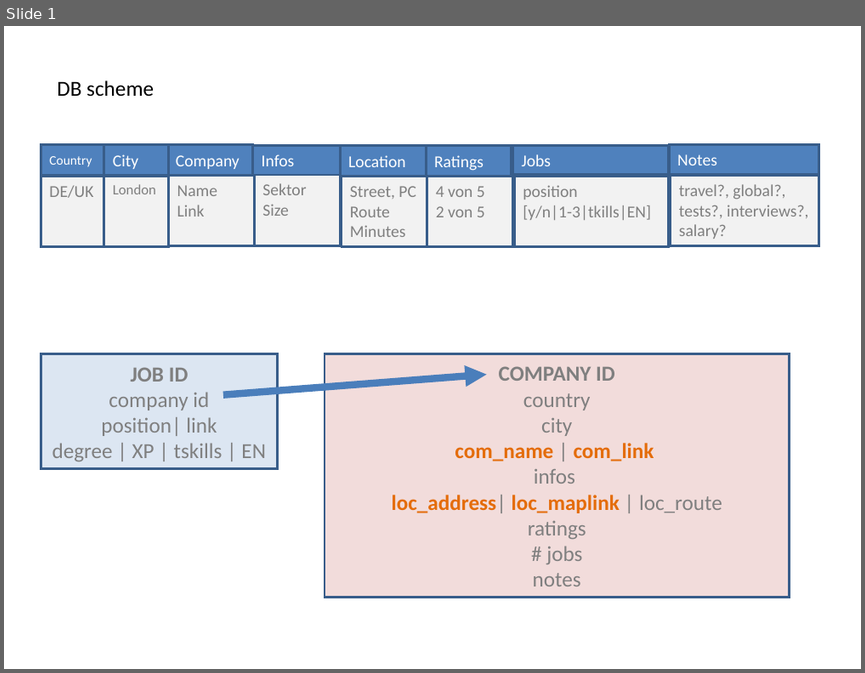
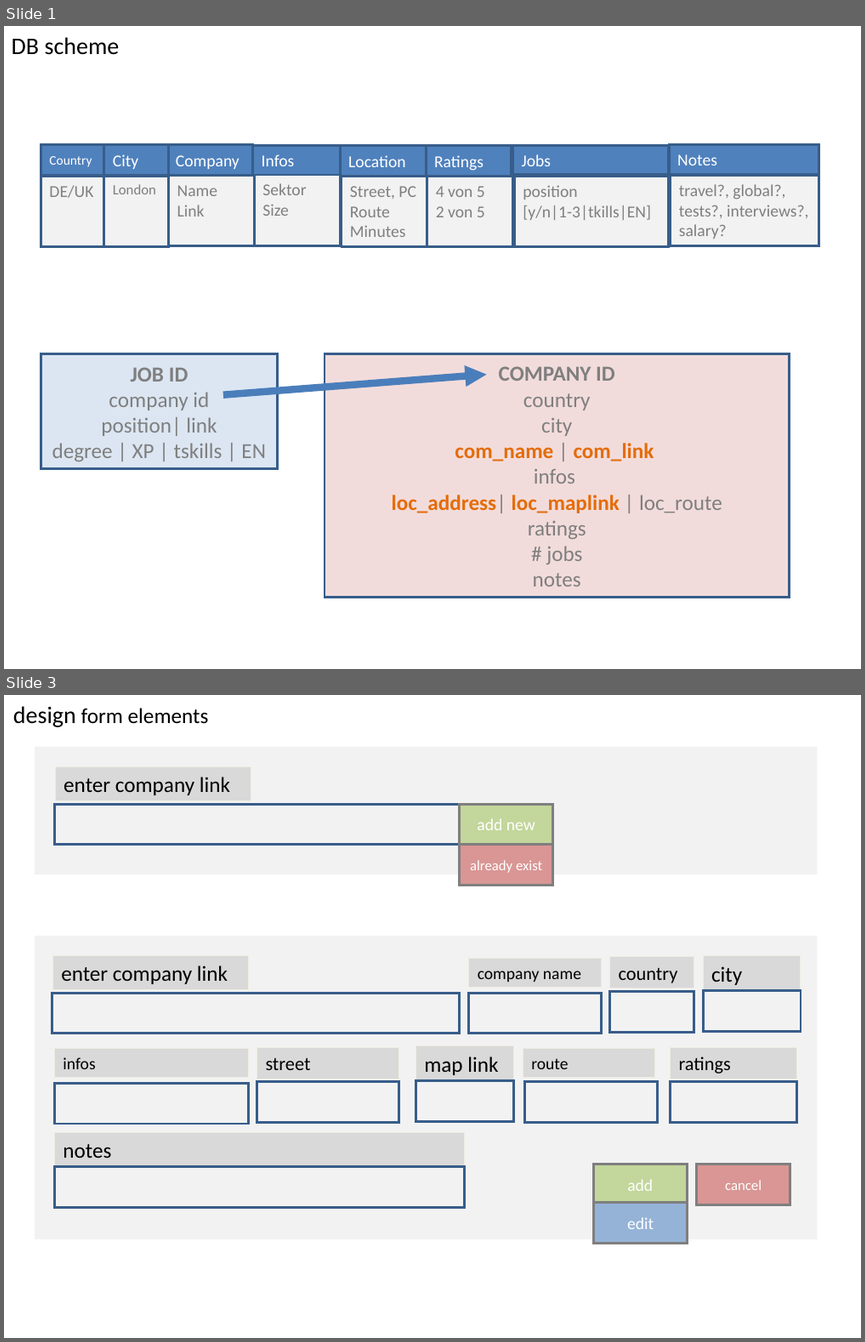
Before and after one commit to githubnorm/privat, a slide deck: docs/p1.ppt. Shown one above the other, each under a label of ours: slide 1 before the commit, slides 1 and 3 after it; the slides between them are not shown. The pictures are 865x673 and 865x1342 pixels, drawn with LibreOffice and Linux fonts; fonts in the diff are those of the drawing. Boxes give left, top, right and bottom in pixels: in the first picture for what was removed or moved away, otherwise in the second. Text is boxed around its words. In the diff, an @@ line names an element or a change of style, - is before the commit and + after.

Commit message:
form fields unified

```diff
--- a/docs/p1.ppt
+++ b/docs/p1.ppt
@@ slide 3 added at <box>4,695,861,1338</box>, background #FFFFFF @@
@@ text added at <box>13,706,209,727</box>, 18 pt, text #000000 @@
+design form elements
@@ rounded rectangle added at <box>35,746,817,874</box>, fill #F2F2F2 @@
@@ rectangle added at <box>55,767,250,801</box>, fill #D9D9D9, outline #EEECE1 0.74 pt, 18 pt, text #000000 @@
+enter company link
@@ rectangle added at <box>54,804,459,844</box>, fill #F2F2F2, outline #385D8A 2.01 pt @@
@@ rectangle added at <box>459,804,552,844</box>, fill #C3D69B, outline #7F7F7F 2.01 pt, 14 pt, text #FFFFFF @@
+add new
@@ rectangle added at <box>459,844,552,885</box>, fill #D99694, outline #7F7F7F 2.01 pt, 12 pt, text #FFFFFF @@
+already exist
@@ rounded rectangle added at <box>35,936,817,1239</box>, fill #F2F2F2 @@
@@ rectangle added at <box>52,955,248,990</box>, fill #D9D9D9, outline #EEECE1 0.74 pt, 18 pt, text #000000 @@
+enter company link
@@ rectangle added at <box>469,958,602,987</box>, fill #D9D9D9, outline #EEECE1 0.74 pt, 14 pt, text #000000 @@
+company name
@@ rectangle added at <box>610,956,693,988</box>, fill #D9D9D9, outline #EEECE1 0.74 pt, 16 pt, text #000000 @@
+country
@@ rectangle added at <box>704,955,800,990</box>, fill #D9D9D9, outline #EEECE1 0.74 pt, 18 pt, text #000000 @@
+city
@@ rectangle added at <box>52,993,459,1032</box>, fill #F2F2F2, outline #385D8A 2.01 pt @@
@@ rectangle added at <box>469,993,602,1032</box>, fill #F2F2F2, outline #385D8A 2.01 pt @@
@@ rectangle added at <box>610,992,693,1032</box>, fill #F2F2F2, outline #385D8A 2.01 pt @@
@@ rectangle added at <box>704,991,800,1031</box>, fill #F2F2F2, outline #385D8A 2.01 pt @@
@@ rectangle added at <box>54,1048,248,1077</box>, fill #D9D9D9, outline #EEECE1 0.74 pt, 14 pt, text #000000 @@
+infos
@@ rectangle added at <box>256,1047,398,1079</box>, fill #D9D9D9, outline #EEECE1 0.74 pt, 16 pt, text #000000 @@
+street
@@ rectangle added at <box>416,1046,514,1081</box>, fill #D9D9D9, outline #EEECE1 0.74 pt, 18 pt, text #000000 @@
+map link
@@ rectangle added at <box>523,1048,655,1077</box>, fill #D9D9D9, outline #EEECE1 0.74 pt, 14 pt, text #000000 @@
+route
@@ rectangle added at <box>670,1047,797,1079</box>, fill #D9D9D9, outline #EEECE1 0.74 pt, 16 pt, text #000000 @@
+ratings
@@ rectangle added at <box>54,1083,248,1123</box>, fill #F2F2F2, outline #385D8A 2.01 pt @@
@@ rectangle added at <box>256,1082,398,1122</box>, fill #F2F2F2, outline #385D8A 2.01 pt @@
@@ rectangle added at <box>416,1081,514,1121</box>, fill #F2F2F2, outline #385D8A 2.01 pt @@
@@ rectangle added at <box>525,1082,657,1122</box>, fill #F2F2F2, outline #385D8A 2.01 pt @@
@@ rectangle added at <box>670,1082,797,1122</box>, fill #F2F2F2, outline #385D8A 2.01 pt @@
@@ rectangle added at <box>54,1132,465,1166</box>, fill #D9D9D9, outline #EEECE1 0.74 pt, 18 pt, text #000000 @@
+notes
@@ rectangle added at <box>54,1167,465,1208</box>, fill #F2F2F2, outline #385D8A 2.01 pt @@
@@ rectangle added at <box>594,1163,687,1204</box>, fill #C3D69B, outline #7F7F7F 2.01 pt, 14 pt, text #FFFFFF @@
+add
@@ rectangle added at <box>696,1163,789,1204</box>, fill #D99694, outline #7F7F7F 2.01 pt, 12 pt, text #FFFFFF @@
+cancel
@@ rectangle added at <box>594,1202,687,1242</box>, fill #95B3D7, outline #7F7F7F 2.01 pt, 14 pt, text #FFFFFF @@
+edit
@@ slide 1 changed as well @@
@@ text "DB scheme": place and size @@
-text "DB scheme" at <box>57,80,154,97</box>
+text "DB scheme" at <box>12,37,120,55</box>
@@ text "DB scheme" at <box>12,37,120,55</box>: size 18 to 20 pt @@
```
Also in this commit, not shown: 1 other slide changed, 3 other slides added, 18 other files.
